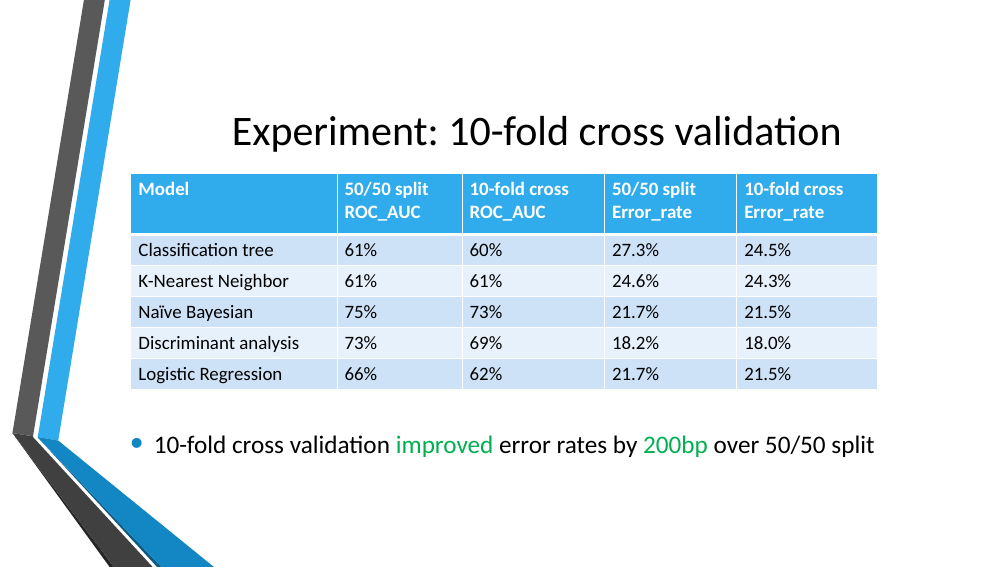
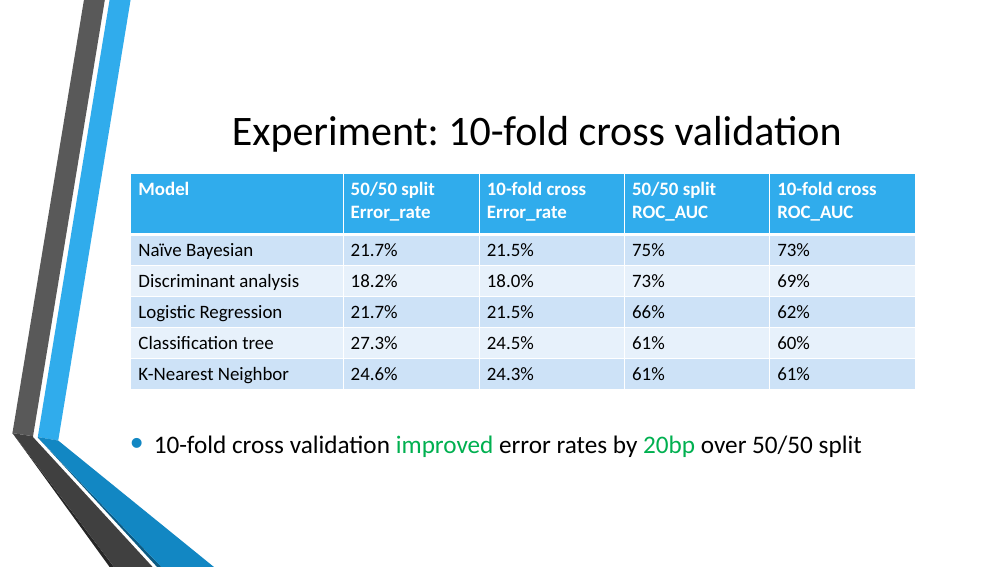
Before and after one commit to jb08/credit_card_default_ML, a slide deck: slide 10 of Predicting_Credit_Card_defaults.pptx (slide 11 before the commit). Drawn at 1008x567 pixels with LibreOffice and Linux fonts; fonts in the diff are those of the drawing; background and template pictures are left out. Boxes give left, top, right and bottom in pixels: in the first picture for what was removed or moved away, otherwise in the second. Text is boxed around its words. In the diff, an @@ line names an element or a change of style, - is before the commit and + after.

Commit message:
.ppt changes

```diff
--- a/Predicting_Credit_Card_defaults.pptx
+++ b/Predicting_Credit_Card_defaults.pptx
@@ table at [131, 174, 915, 389] @@
-row 1: Model | 50/50 split / ROC_AUC | 10-fold cross / ROC_AUC | 50/50 split / Error_rate | 10-fold cross / Error_rate
+row 1: Model | 50/50 split / Error_rate | 10-fold cross / Error_rate | 50/50 split / ROC_AUC | 10-fold cross / ROC_AUC
-row 2: Classification tree | 61% | 60% | 27.3% | 24.5%
+row 2: Naïve Bayesian | 21.7% | 21.5% | 75% | 73%
-row 3: K-Nearest Neighbor | 61% | 61% | 24.6% | 24.3%
+row 3: Discriminant analysis | 18.2% | 18.0% | 73% | 69%
-row 4: Naïve Bayesian | 75% | 73% | 21.7% | 21.5%
+row 4: Logistic Regression | 21.7% | 21.5% | 66% | 62%
-row 5: Discriminant analysis | 73% | 69% | 18.2% | 18.0%
+row 5: Classification tree | 27.3% | 24.5% | 61% | 60%
-row 6: Logistic Regression | 66% | 62% | 21.7% | 21.5%
+row 6: K-Nearest Neighbor | 24.6% | 24.3% | 61% | 61%
@@ table: place and size @@
-table at [131, 174, 878, 389]
+table at [131, 174, 915, 389]
@@ text at [154, 435, 862, 457]: text changed @@
-• 10-fold cross validation improved error rates by 200bp over 50/50 split
+• 10-fold cross validation improved error rates by 20bp over 50/50 split
```
Also in this commit, not shown: 7 other slides changed, 1 slide removed.
